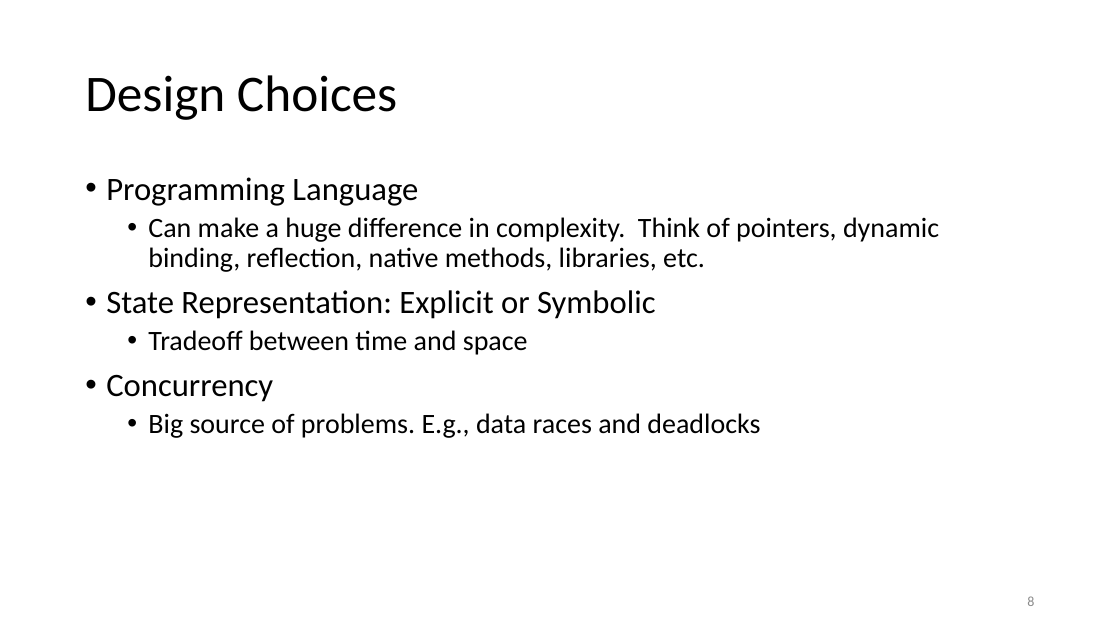
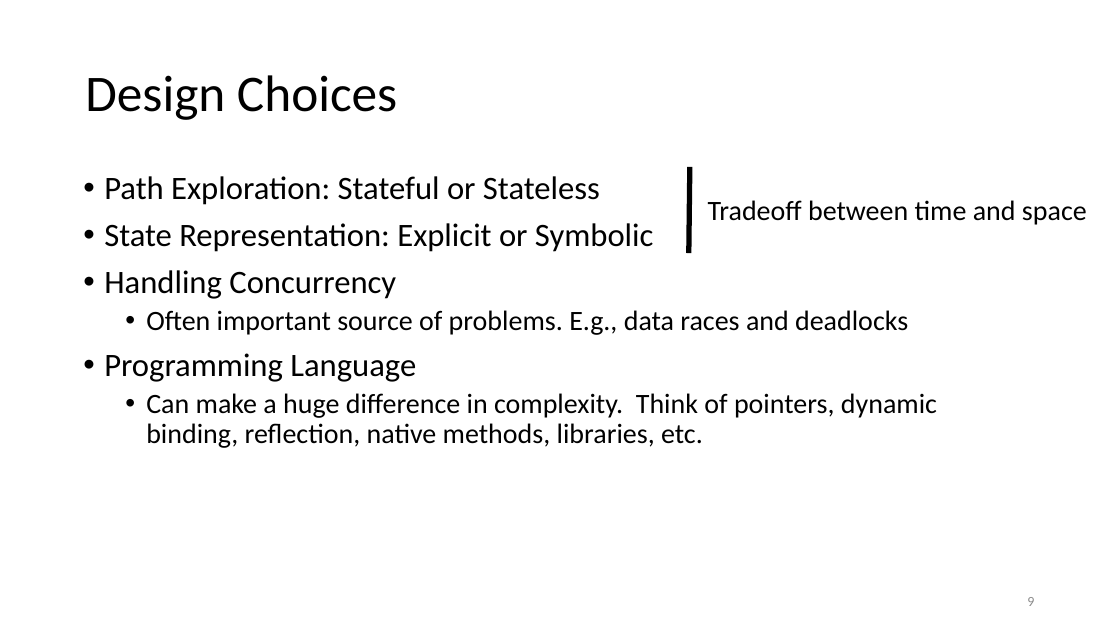
Before and after one commit to damorim/model-checking-tutorial, a slide deck: slide 9 of Program-Model-Checking.pptx (slide 8 before the commit). Drawn at 1120x630 pixels with LibreOffice and Linux fonts; fonts in the diff are those of the drawing. Boxes give left, top, right and bottom in pixels: in the first picture for what was removed or moved away, otherwise in the second. Text is boxed around its words. In the diff, an @@ line names an element or a change of style, - is before the commit and + after.

```diff
--- a/Program-Model-Checking.pptx
+++ b/Program-Model-Checking.pptx
@@ text at [104,176,908,335]: paragraphs added @@
+• Path Exploration: Stateful or Stateless
+• State Representation: Explicit or Symbolic
+• Handling Concurrency
+  • Often important source of problems. E.g., data races and deadlocks
@@ line added from (690, 167) to (689, 253), #000000 4.5 pt @@
@@ text added at [708,200,1087,225], 24 pt, text #000000 @@
+Tradeoff between time and space
@@ text at [106,290,760,438]: paragraphs removed @@
-• State Representation: Explicit or Symbolic
-  • Tradeoff between time and space
-• Concurrency
-  • Big source of problems. E.g., data races and deadlocks
@@ page number at [1027,597,1034,606]: text changed @@
-8
+9
```
Also in this commit, not shown: 9 other slides changed, 3 slides added, 1 slide removed.
